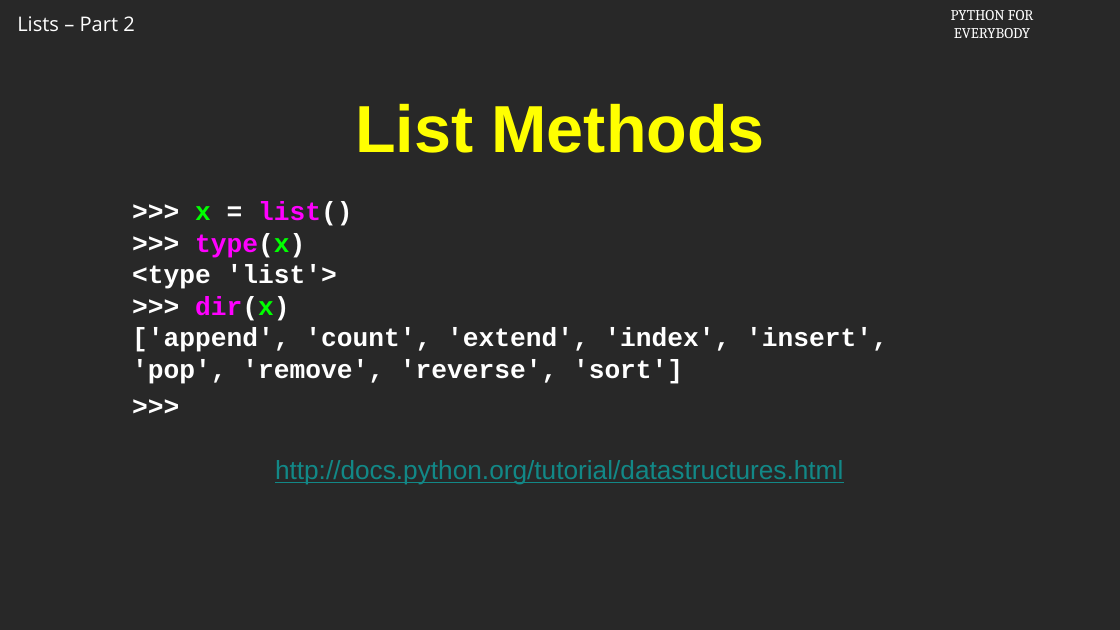
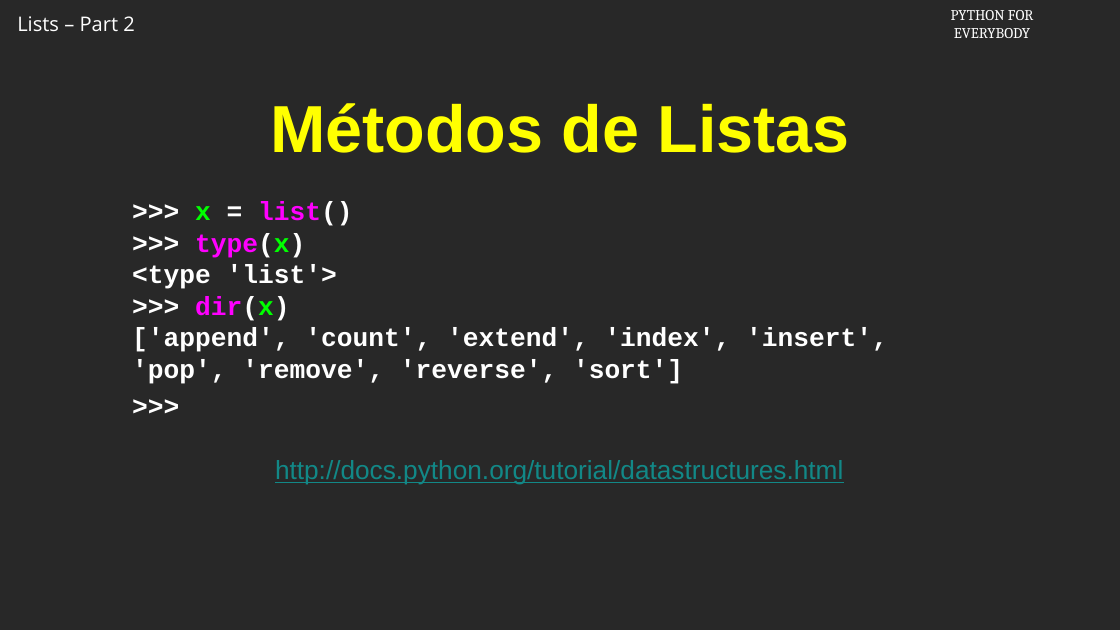
Before and after one commit to csev/py4e, a slide deck: slide 3 of ai/8.2.pptx. Drawn at 1120x630 pixels with LibreOffice and Linux fonts; fonts in the diff are those of the drawing; background and template pictures are left out. Boxes give left, top, right and bottom in pixels: in the first picture for what was removed or moved away, otherwise in the second. Text is boxed around its words. In the diff, an @@ line names an element or a change of style, - is before the commit and + after.

```diff
--- a/ai/8.2.pptx
+++ b/ai/8.2.pptx
@@ title at [270,103,850,153]: text changed @@
-List Methods
+Métodos de Listas
```
Also in this commit, not shown: 4 other slides changed, 3 slides added, 3 slides removed.
